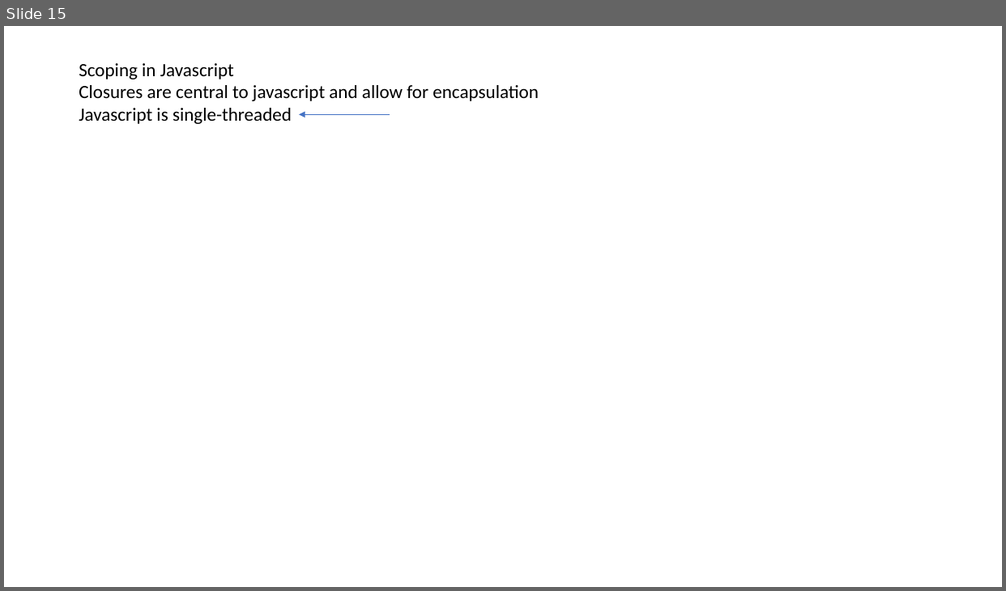
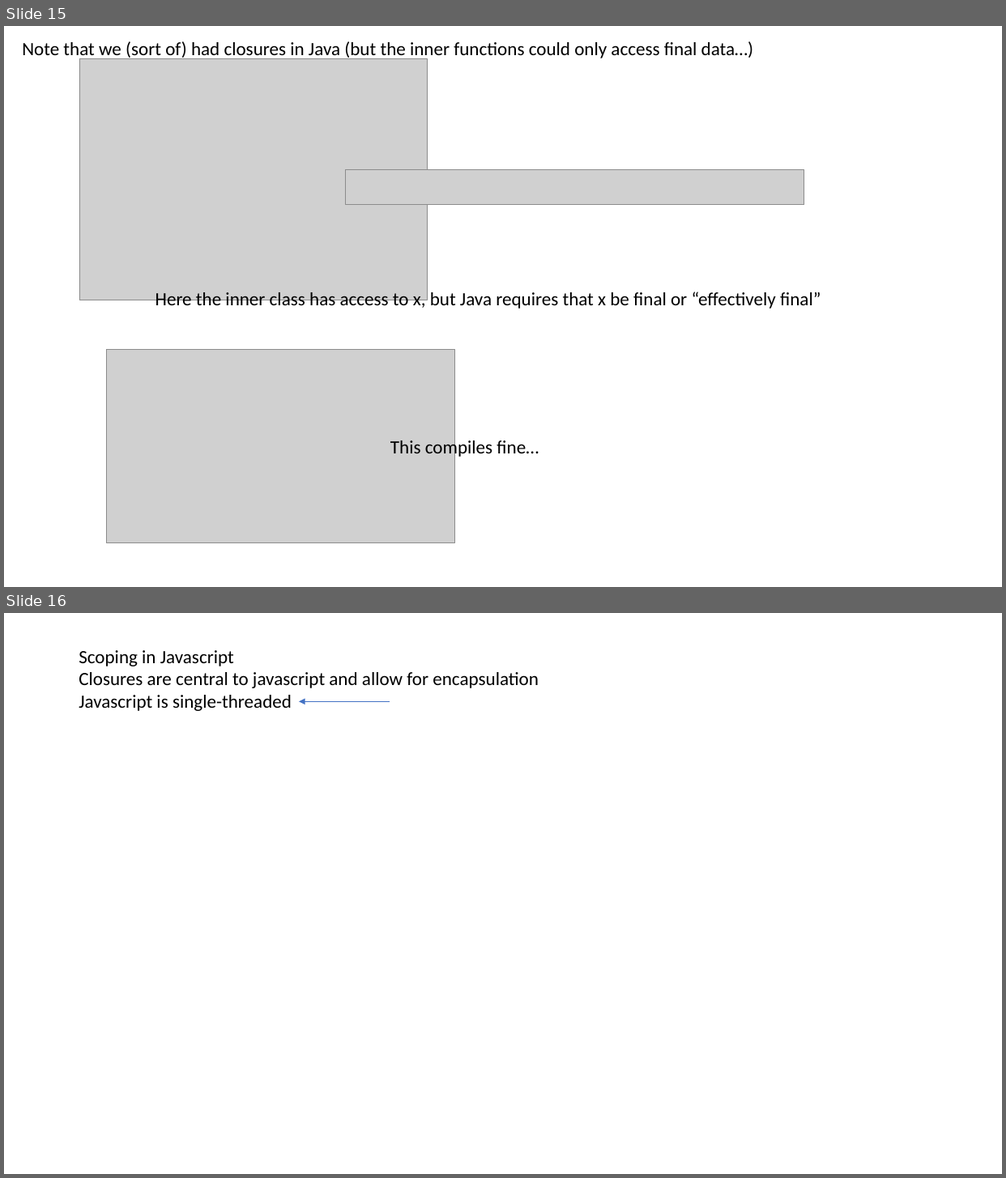
Before and after one commit to afodor/afodor.github.io, a slide deck: classes/prog2017/Prog3-Lecture25.pptx. Shown one above the other, each under a label of ours: slide 15 before the commit, slides 15 and 16 after it. The pictures are 1006x591 and 1006x1178 pixels, drawn with LibreOffice and Linux fonts; fonts in the diff are those of the drawing; grey boxes stand for pictures. Boxes give left, top, right and bottom in pixels: in the first picture for what was removed or moved away, otherwise in the second. Text is boxed around its words. In the diff, an @@ line names an element or a change of style, - is before the commit and + after.

Commit message:
add java closure example...

```diff
--- a/classes/prog2017/Prog3-Lecture25.pptx
+++ b/classes/prog2017/Prog3-Lecture25.pptx
@@ slide 15 added at bbox=[4, 26, 1002, 587], background #FFFFFF @@
@@ text added at bbox=[22, 41, 753, 60], 18 pt, text #000000 @@
+Note that we (sort of) had closures in Java (but the inner functions could only access final data…)
@@ picture added at bbox=[79, 59, 428, 300] @@
@@ picture added at bbox=[346, 169, 804, 205] @@
@@ text added at bbox=[155, 292, 820, 310], 18 pt, text #000000 @@
+Here the inner class has access to x, but Java requires that x be final or “effectively final”
@@ picture added at bbox=[106, 350, 454, 544] @@
@@ text added at bbox=[390, 437, 539, 459], 18 pt, text #000000 @@
+This compiles fine…
@@ what was slide 15 is now slide 16 @@
```
Also in this commit, not shown: 1 slide changed, 2 other slides added.
